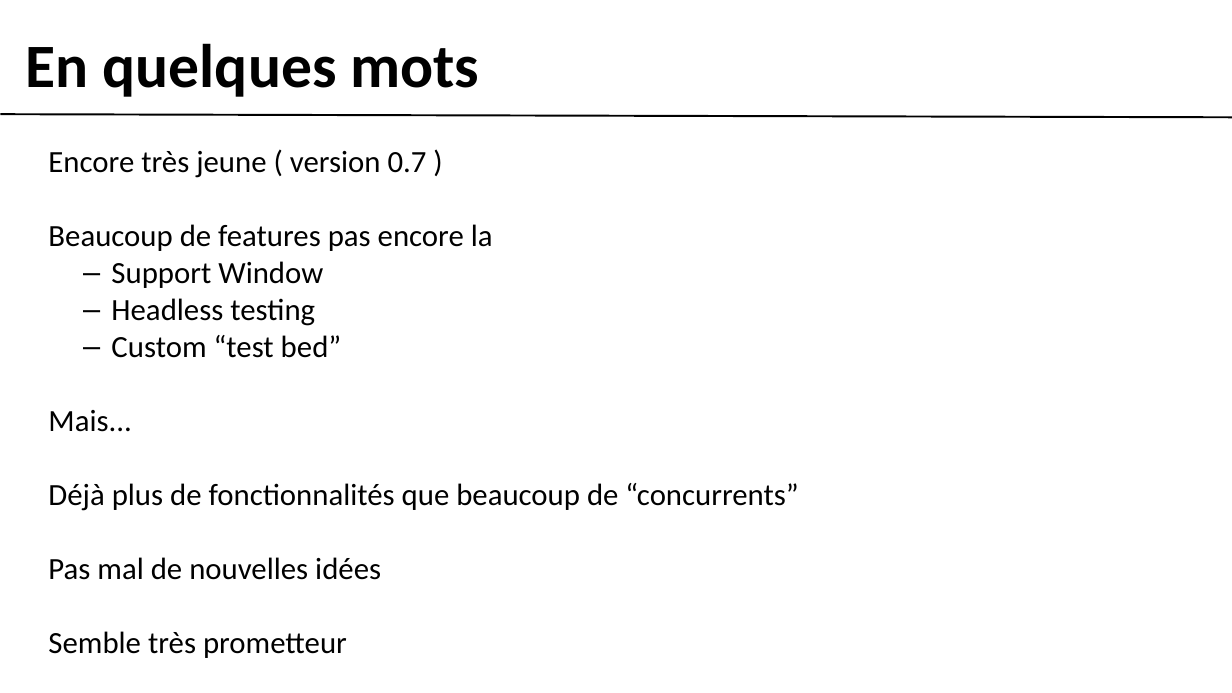
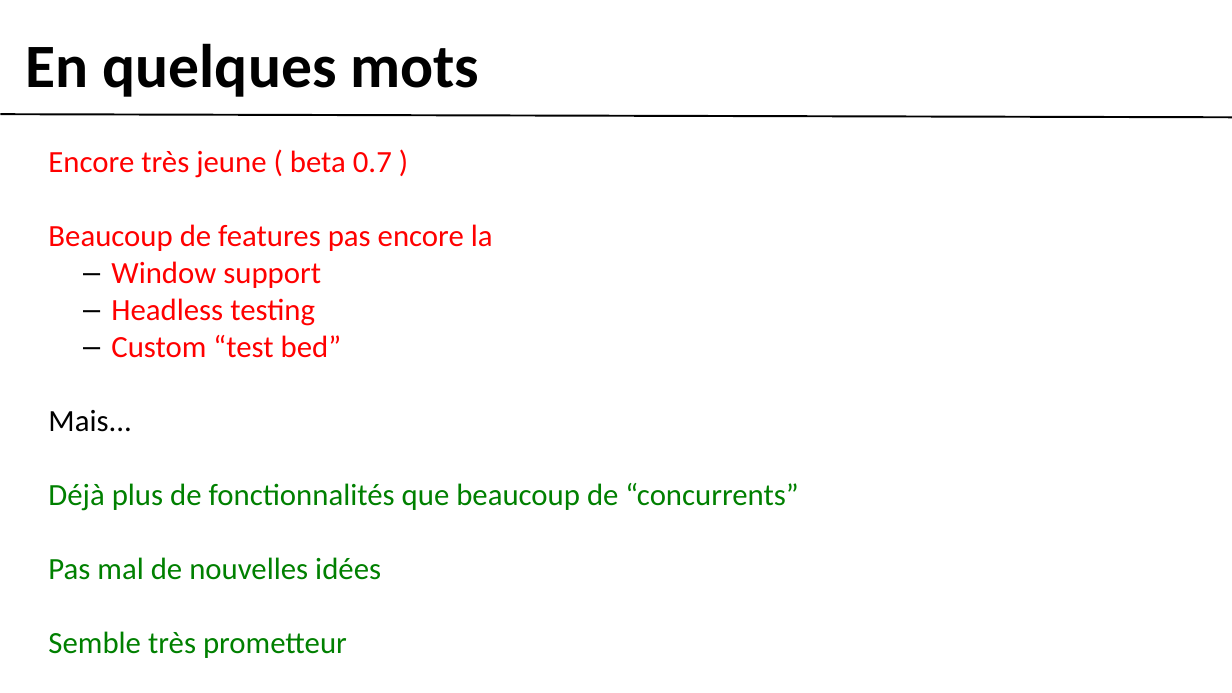
Before and after one commit to gobengo/devoxx-panorama-js-testing, a slide deck: slide 7 of doc/buster_part.ppt. Drawn at 1232x693 pixels with LibreOffice and Linux fonts; fonts in the diff are those of the drawing; background and template pictures are left out. Boxes give left, top, right and bottom in pixels: in the first picture for what was removed or moved away, otherwise in the second. Text is boxed around its words. In the diff, an @@ line names an element or a change of style, - is before the commit and + after.

```diff
--- a/doc/buster_part.ppt
+++ b/doc/buster_part.ppt
@@ text at [48, 150, 392, 178]: text changed; text colour #000000 to #FF0000 @@
-Encore très jeune ( version 0.7 )
+Encore très jeune ( beta 0.7 )
@@ text at [48, 224, 798, 658]: text colour #000000 to #FF0000 in "Beaucoup de features pas encore la", "Headless testing", "Custom “test bed”"; text colour #000000 to #008000 in "Déjà plus de fonctionnalités que beaucoup de ...", "Pas mal de nouvelles idées", "Semble très prometteur" @@
@@ text at [111, 261, 321, 288]: text changed; text colour #000000 to #FF0000 @@
-  – Support Window
+  – Window support
```
Also in this commit, not shown: 5 other slides changed, 1 other file.
